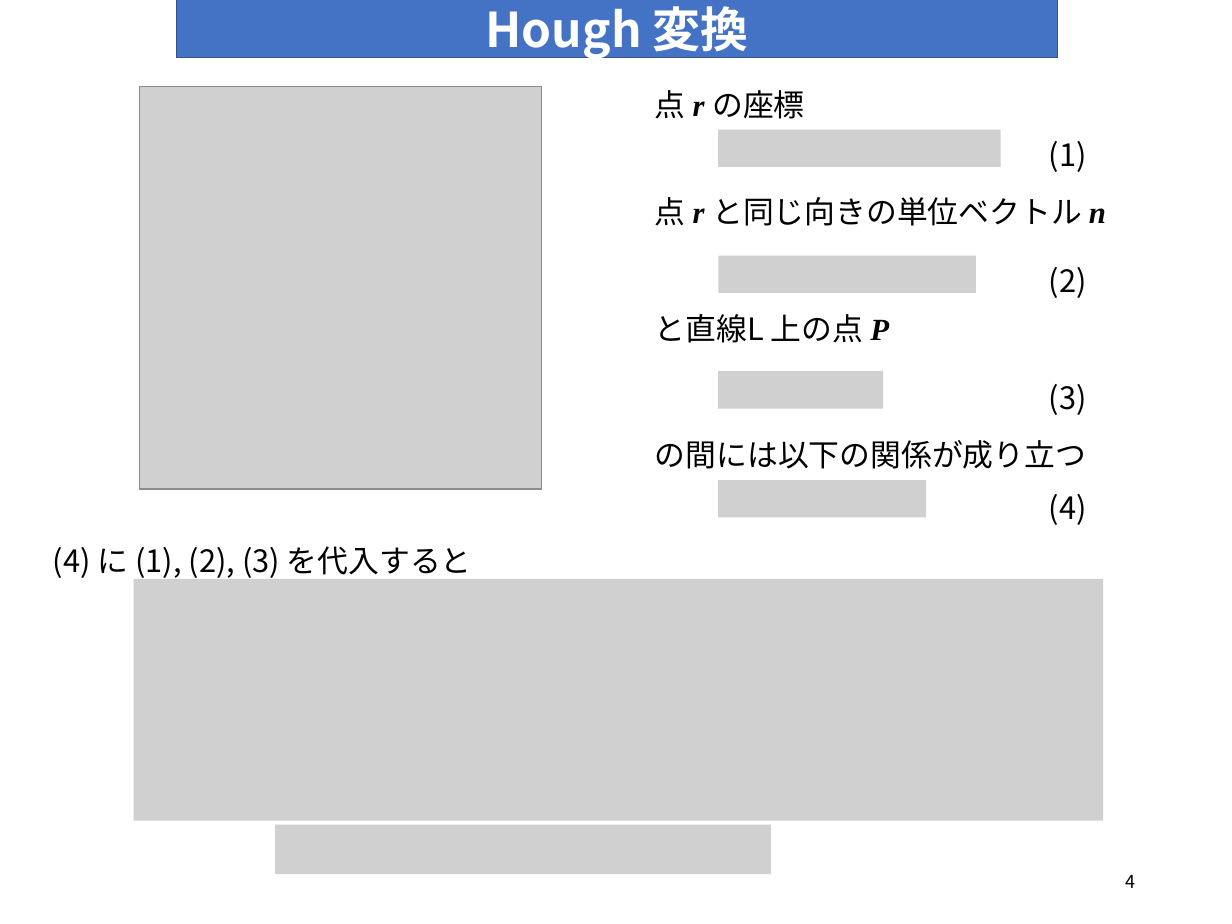
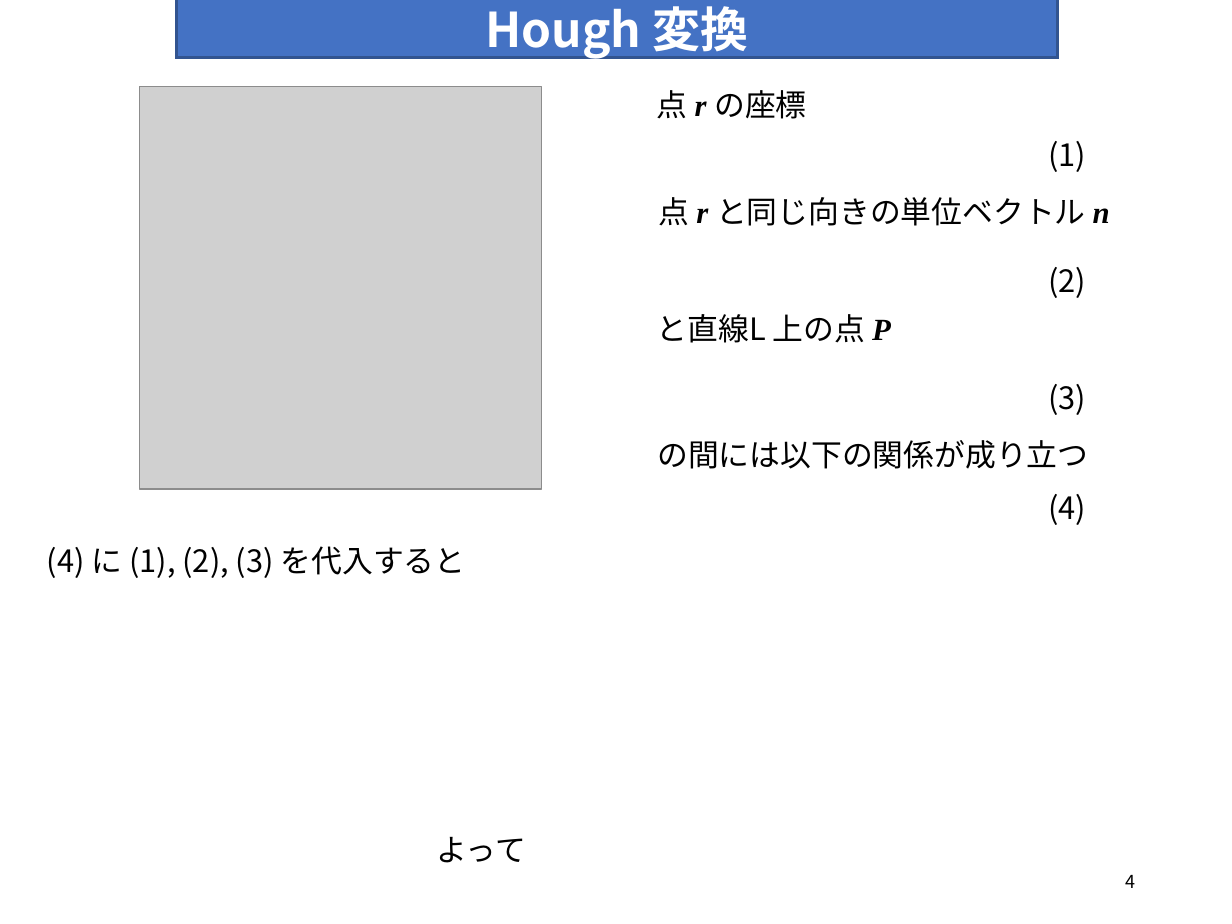
Before and after one commit to rurusasu/Diary, a slide deck: slide 4 of 報告会_パワポ/2021_0427 - コピー.pptx. Drawn at 1232x924 pixels with LibreOffice and Linux fonts; fonts in the diff are those of the drawing; grey boxes stand for pictures. Boxes give left, top, right and bottom in pixels: in the first picture for what was removed or moved away, otherwise in the second. Text is boxed around its words. In the diff, an @@ line names an element or a change of style, - is before the commit and + after.

```diff
--- a/報告会_パワポ/2021_0427 - コピー.pptx
+++ b/報告会_パワポ/2021_0427 - コピー.pptx
@@ rectangle "Hough 変換" at <box>176,0,1057,58</box>: outline #325491 1 pt to #325491 2 pt @@
@@ picture removed at <box>718,129,1000,166</box> @@
@@ text "点 r と同じ向きの単位ベクトル n": place and size @@
-text "点 r と同じ向きの単位ベクトル n" at <box>655,197,1106,226</box>
+text "点 r と同じ向きの単位ベクトル n" at <box>659,197,1110,226</box>
@@ picture removed at <box>718,255,976,292</box> @@
@@ picture removed at <box>718,371,883,408</box> @@
@@ picture removed at <box>718,480,926,517</box> @@
@@ text "(4) に (1), (2), (3) ...": place and size @@
-text "(4) に (1), (2), (3) ..." at <box>53,546,472,581</box>
+text "(4) に (1), (2), (3) ..." at <box>47,546,466,578</box>
@@ picture removed at <box>134,579,1104,821</box> @@
@@ picture removed at <box>275,824,771,873</box> @@
@@ text added at <box>436,836,526,863</box>, 18 pt, text #000000 @@
+よって
```
Also in this commit, not shown: 3 other slides changed, 1 other file.
